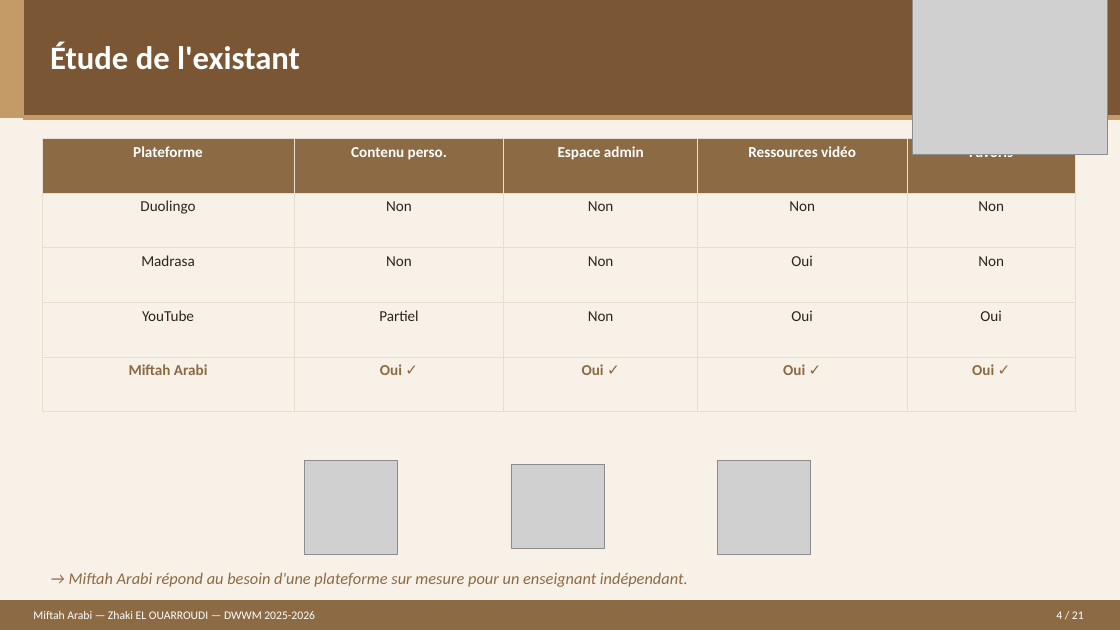
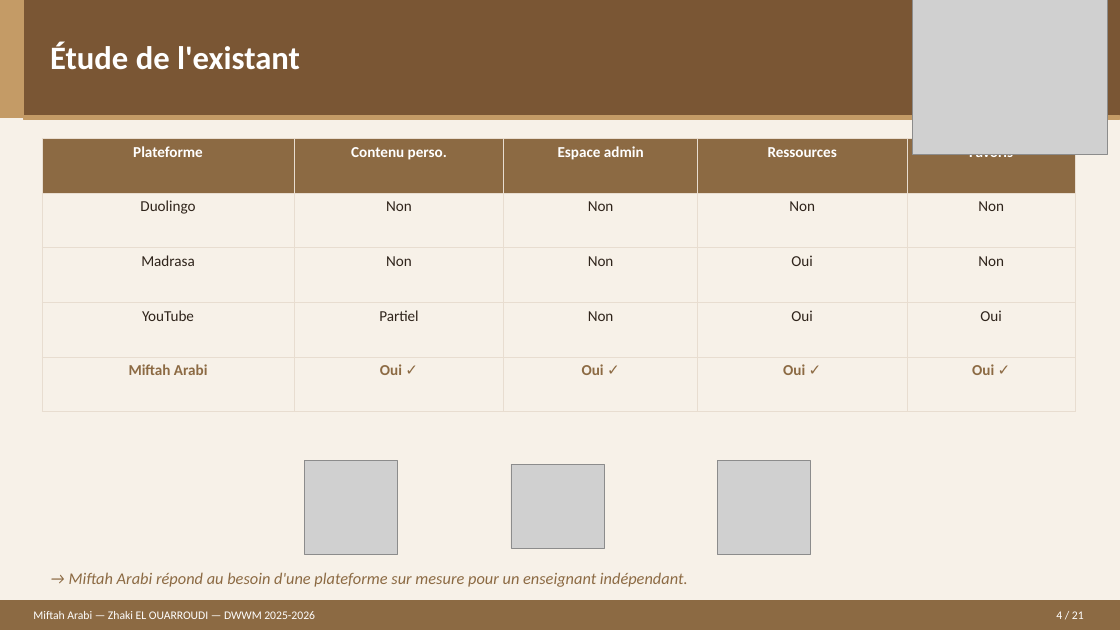
Before and after one commit to E-Zhaki/LIVRABLES-DWWM, a slide deck: slide 4 of SUPPORT DE PRESENTATION.pptx. Drawn at 1120x630 pixels with LibreOffice and Linux fonts; fonts in the diff are those of the drawing; grey boxes stand for pictures. Boxes give left, top, right and bottom in pixels: in the first picture for what was removed or moved away, otherwise in the second. Text is boxed around its words. In the diff, an @@ line names an element or a change of style, - is before the commit and + after.

```diff
--- a/SUPPORT DE PRESENTATION.pptx
+++ b/SUPPORT DE PRESENTATION.pptx
@@ table at (x1=42, y1=139, x2=1075, y2=412) @@
-row 1, column 4: Ressources vidéo
+row 1, column 4: Ressources
```
Also in this commit, not shown: 8 other slides changed.
